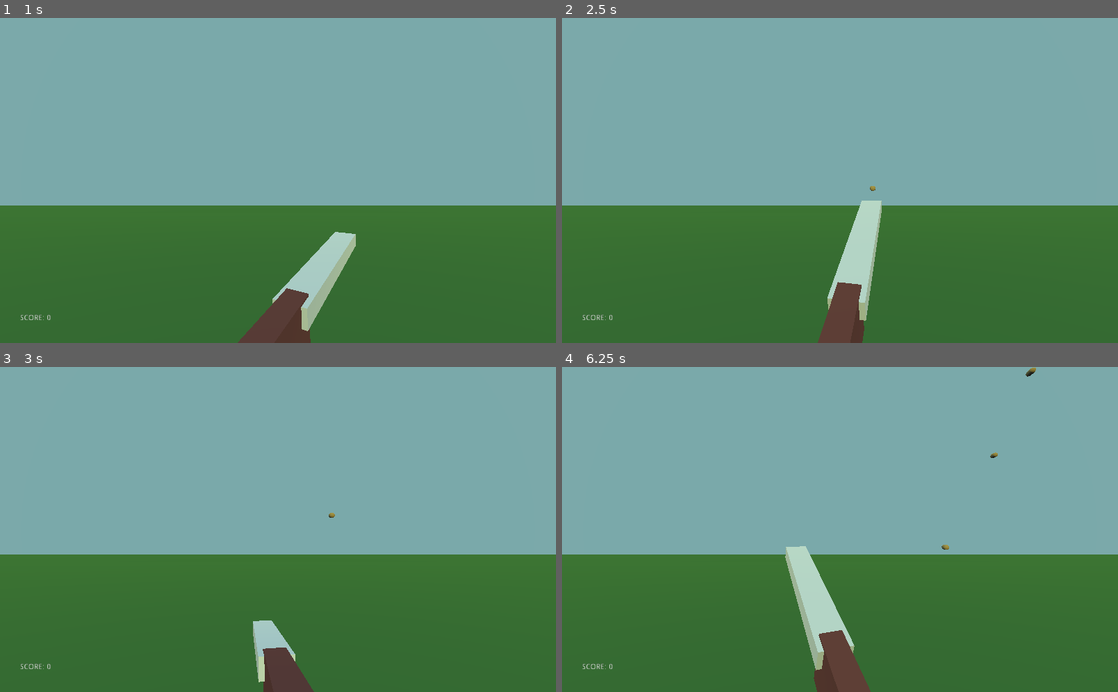
Above: before the commit, frames 1-4 (two rows, left to right).
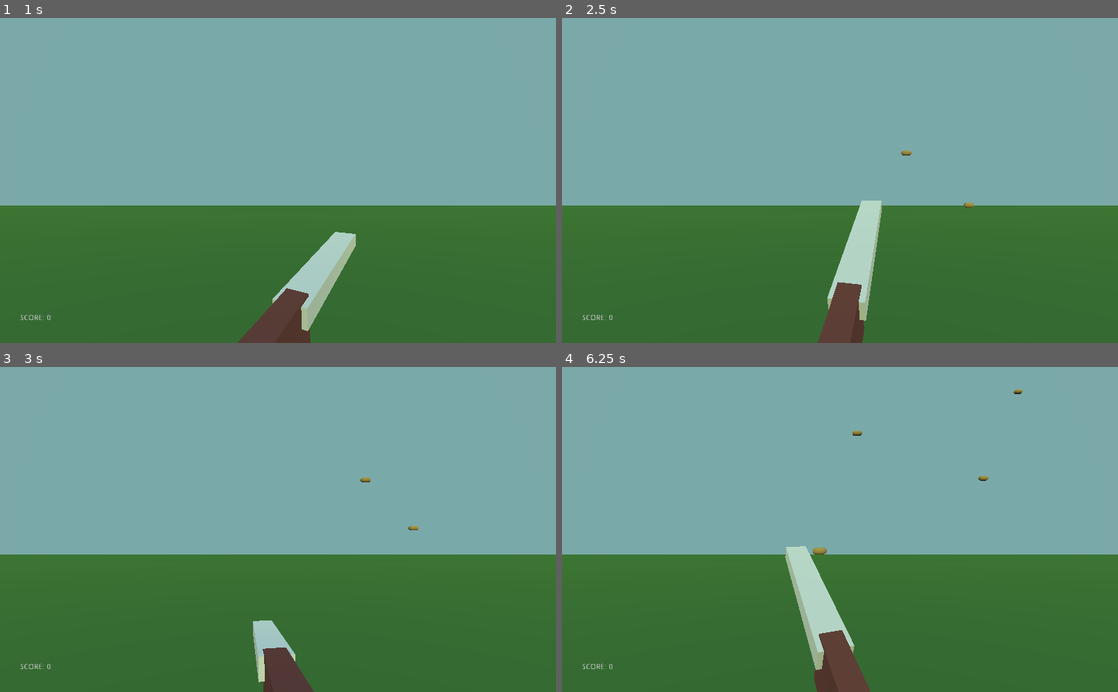
Above: after the commit, the same moments.

Repository: zMenta/CapsuleHunt3D
Game: Godot game, scene res://Main/Main.tscn
Two runs of this game, one before a commit and one after it. Both use one fixed random seed, a clock stepped at 60 frames per second and the inputs below.
Inputs (mouse positions are in pixels of both pictures, inside the frame that each line leads up to):
- Up to frame 1 (1 s): tap Enter at 0.5 s; move the mouse to (400, 164) at 0.52 s; press the mouse at (400, 164) at 0.53 s
- Up to frame 2 (2.5 s): tap Space at 1.25 s; move the mouse to (728, 196) at 1.27 s; release the mouse at (728, 196) at 1.28 s; click (728, 196) at 1.35 s; tap Enter at 2 s; move the mouse to (895, 109) at 2.02 s; press the mouse at (895, 109) at 2.03 s
- Up to frame 3 (3 s): move the mouse to (250, 594) at 2.77 s; release the mouse at (250, 594) at 2.78 s; click (250, 594) at 2.85 s
- Up to frame 4 (6.25 s): move the mouse to (1006, 578) at 3.52 s; press the mouse at (1006, 578) at 3.53 s; move the mouse to (673, 480) at 4.27 s; release the mouse at (673, 480) at 4.28 s; click (673, 480) at 4.35 s; move the mouse to (867, 529) at 5.02 s; press the mouse at (867, 529) at 5.03 s; move the mouse to (756, 448) at 5.77 s; release the mouse at (756, 448) at 5.78 s; click (756, 448) at 5.85 s

Frame 1 is identical in both runs. In frame 2, less than 0.1% of the frame differs, in the area x 55-75%, y 40-59%; in frame 3, less than 0.1%; in frame 4, 0.2%, in the area x 45-86%, y 0-58%.

Commit message:
Spawning and duck improvements

Diff:
--- a/DuckHunt3D/Ducks/Duck.gd
+++ b/DuckHunt3D/Ducks/Duck.gd
@@ -26,3 +26,8 @@
 	emit_signal("duck_died")
 	get_parent().add_child(body)
 	queue_free()
+
+
+
+func _on_VisibilityNotifier_screen_exited() -> void:
+	queue_free()
--- a/DuckHunt3D/Ducks/Duck.tscn
+++ b/DuckHunt3D/Ducks/Duck.tscn
@@ -13,7 +13,7 @@
 albedo_color = Color( 0.607843, 0.517647, 0.298039, 1 )
 
 [node name="Duck" type="KinematicBody" groups=["target"]]
-transform = Transform( 0.00968639, 0, 0.999953, 0, 1, 0, -0.999953, 0, 0.00968639, 0, 0, 0 )
+transform = Transform( -4.37114e-08, 0, 1, 0, 1, 0, -1, 0, -4.37114e-08, 0, 0, 0 )
 script = ExtResource( 1 )
 dead_body = ExtResource( 2 )
 
@@ -24,3 +24,8 @@
 transform = Transform( 0.344801, 0, 0, 0, 0.328903, 0, 0, 0, 0.443503, 0, 0, 0 )
 mesh = SubResource( 2 )
 material/0 = SubResource( 3 )
+
+[node name="VisibilityNotifier" type="VisibilityNotifier" parent="."]
+aabb = AABB( -0.368149, -0.3421, -0.684524, 0.736298, 0.6842, 1.46182 )
+
+[connection signal="screen_exited" from="VisibilityNotifier" to="." method="_on_VisibilityNotifier_screen_exited"]
--- a/DuckHunt3D/Level/DuckSpawner.gd
+++ b/DuckHunt3D/Level/DuckSpawner.gd
@@ -6,10 +6,10 @@
 
 
 func _on_SpawnTime_timeout() -> void:
-	print("duck spawned")
 	path_follow.offset = randi()
 
 	var duck_instance = Duck.instance() as Spatial
 	duck_instance.global_transform = path_follow.global_transform
+	duck_instance.rotation_degrees += Vector3(0,90,0)
 
 	get_tree().current_scene.add_child(duck_instance)
--- a/DuckHunt3D/Level/Level.tscn
+++ b/DuckHunt3D/Level/Level.tscn
@@ -81,7 +81,7 @@
 Duck = ExtResource( 4 )
 
 [node name="SpawnTime" type="Timer" parent="DuckSpawner"]
-wait_time = 2.0
+wait_time = 1.2
 autostart = true
 
 [node name="DuckPath" type="Path" parent="DuckSpawner"]
@@ -89,6 +89,6 @@
 curve = SubResource( 5 )
 
 [node name="PathFollow" type="PathFollow" parent="DuckSpawner/DuckPath"]
-transform = Transform( 0.999809, -0.00714024, -0.018177, 0.00714366, 0.999975, 0.000122899, 0.0181756, -0.000252726, 0.999834, -26.8587, 1.27319, 1.28637 )
+transform = Transform( 0.999809, -0.00714024, -0.018177, 0.00714366, 0.999975, 0.000122899, 0.0181756, -0.000252726, 0.999834, -12, 1.08392, -1.79276 )
 
 [connection signal="timeout" from="DuckSpawner/SpawnTime" to="DuckSpawner" method="_on_SpawnTime_timeout"]
